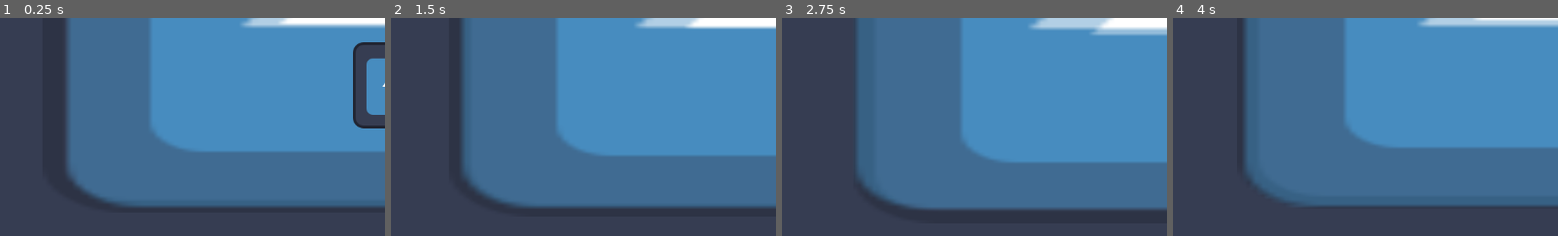
Above: before the commit, frames 1-4 (left to right).
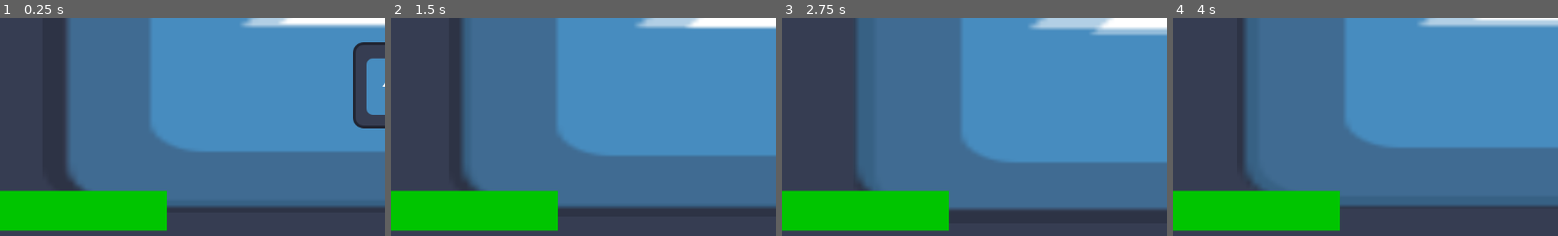
Above: after the commit, the same moments.

Repository: ABerlanga11111/InsomniaGames1
Game: Godot game, scene res://Scenes/GameScene.tscn
The game is run twice, just before and just after one commit, with the same random seed, the same clock (stepped at 60 frames per second) and the same inputs. The engine's default icon, where the game draws it, is replaced by a stand-in: a white triangle on a blue panel in a dark square.
Inputs (mouse positions are % of the whole screen's width and height, from its top left):
- Up to frame 1 (0.25 s): no input
- Up to frame 2 (1.5 s): tap Enter at 0.5 s; move the mouse to (73, 45) at 0.52 s; press the mouse at (73, 45) at 0.53 s; hold Right (MoveRight) 0.53-1.28 s; move the mouse to (30, 55) at 1.27 s; release the mouse at (30, 55) at 1.28 s; hold S (MoveDown) from 1.28 s (still down); click (30, 55) at 1.35 s
- Up to frame 3 (2.75 s): move the mouse to (60, 28) at 2.02 s; release S (MoveDown) at 2.03 s; press the mouse at (60, 28) at 2.03 s; hold Right (MoveRight) from 2.03 s (still down)
- Up to frame 4 (4 s): move the mouse to (45, 70) at 2.77 s; release Right (MoveRight) at 2.78 s; release the mouse at (45, 70) at 2.78 s; hold W (MoveUp) 2.78-3.53 s; click (45, 70) at 2.85 s; move the mouse to (81, 65) at 3.52 s; press the mouse at (81, 65) at 3.53 s; hold A (MoveLeft) from 3.53 s (still down)
The pictures show only the part of the screen within x 0-50%, y 50-100%; the shares and areas given below are measured in that part.

The runs differ from the first frame. In frame 1, 8.1% of the frame differs, in the area x 0-44%, y 79-98%; in frame 2, 8.1%; in frame 3, 8.1%; in frame 4, 8.1%.

Commit message:
Uggggghhhh

Diff:
--- a/Scenes/GameScene.tscn
+++ b/Scenes/GameScene.tscn
@@ -2,6 +2,7 @@
 
 [ext_resource type="PackedScene" uid="uid://cjbbe61mdplq4" path="res://Scenes/parallax_control.tscn" id="1_4bvgx"]
 [ext_resource type="PackedScene" uid="uid://c44pp5c3o6hr" path="res://Scenes/PlayerChar.tscn" id="1_eqhe0"]
+[ext_resource type="PackedScene" uid="uid://byi2r7s7q5xw7" path="res://Scenes/InGameUI.tscn" id="1_jwv4s"]
 [ext_resource type="PackedScene" uid="uid://djqn0nl68fgwd" path="res://Scenes/enemy_basic_template.tscn" id="3_3mbwn"]
 
 [sub_resource type="WorldBoundaryShape2D" id="WorldBoundaryShape2D_csc6h"]
@@ -17,6 +18,9 @@
 anchor_bottom = 1.0
 grow_horizontal = 2
 grow_vertical = 2
+
+[node name="InGameUI" parent="." unique_id=2129152576 instance=ExtResource("1_jwv4s")]
+layout_mode = 0
 
 [node name="ParallaxControl" parent="." unique_id=1927393050 instance=ExtResource("1_4bvgx")]
 z_index = -10
--- a/Scenes/InGameUI.tscn
+++ b/Scenes/InGameUI.tscn
@@ -1,7 +1,42 @@
 [gd_scene format=3 uid="uid://byi2r7s7q5xw7"]
 
-[node name="Control" type="Control" unique_id=2129152576]
+[node name="InGameUI" type="Control" unique_id=2129152576]
 layout_mode = 3
 anchors_preset = 0
 offset_right = 40.0
 offset_bottom = 40.0
+
+[node name="InGameMenu" type="MarginContainer" parent="." unique_id=1127036405]
+custom_minimum_size = Vector2(1152, 648)
+layout_mode = 0
+offset_left = -2.0
+offset_right = 1150.0
+offset_bottom = 648.0
+
+[node name="VBoxContainer" type="VBoxContainer" parent="InGameMenu" unique_id=1020669684]
+layout_mode = 2
+size_flags_vertical = 8
+
+[node name="HBoxContainer" type="HBoxContainer" parent="InGameMenu/VBoxContainer" unique_id=63335134]
+layout_mode = 2
+size_flags_horizontal = 0
+
+[node name="TotalHP" type="ColorRect" parent="InGameMenu/VBoxContainer/HBoxContainer" unique_id=598136147]
+custom_minimum_size = Vector2(250, 59)
+layout_mode = 2
+color = Color(1, 0, 0, 1)
+
+[node name="RemainingHP" type="ColorRect" parent="InGameMenu/VBoxContainer/HBoxContainer/TotalHP" unique_id=1042614110]
+custom_minimum_size = Vector2(250, 59)
+layout_mode = 0
+offset_right = 250.0
+offset_bottom = 59.0
+color = Color(0, 0.77254903, 0, 1)
+
+[node name="HBoxContainer2" type="HBoxContainer" parent="InGameMenu/VBoxContainer" unique_id=275958099]
+layout_mode = 2
+size_flags_horizontal = 0
+
+[node name="HBoxContainer3" type="HBoxContainer" parent="InGameMenu/VBoxContainer" unique_id=279934675]
+layout_mode = 2
+size_flags_horizontal = 0
--- /dev/null
+++ b/Scenes/total_hp.gd
@@ -0,0 +1,11 @@
+extends ColorRect
+
+
+# Called when the node enters the scene tree for the first time.
+func _ready() -> void:
+	pass # Replace with function body.
+
+
+# Called every frame. 'delta' is the elapsed time since the previous frame.
+func _process(delta: float) -> void:
+	pass
Not shown, added: Scenes/total_hp.gd.uid
